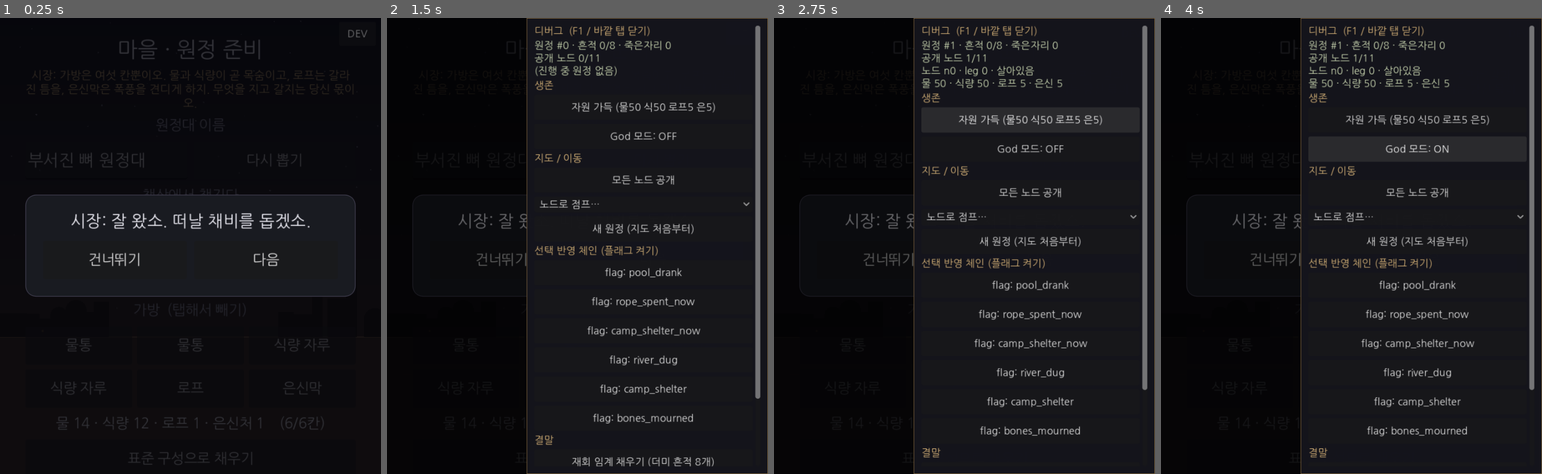
Above: before the commit, frames 1-4 (left to right).
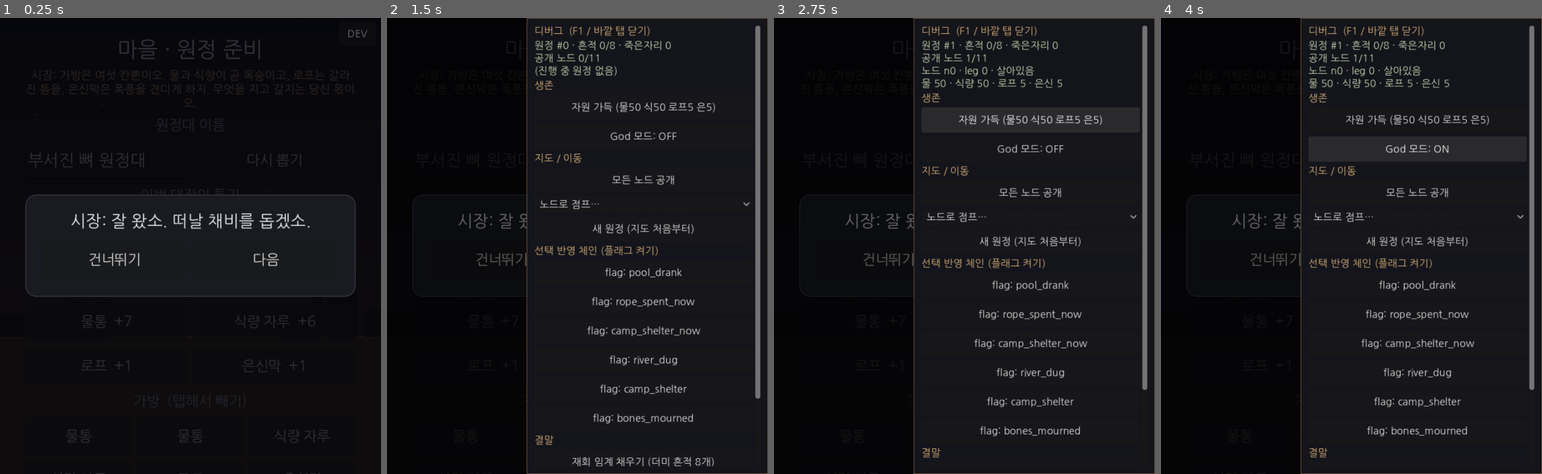
Above: after the commit, the same moments.

Repository: soomin007/Otherside
Game: Godot game, scene res://scenes/loadout.tscn
Same seed, same stepped clock (60 frames per second), same inputs: the game is played once before the commit and once after it. This scene is started directly instead of the project's main scene.
Inputs (mouse positions are in pixels of both pictures, inside the frame that each line leads up to):
- Up to frame 1 (0.25 s): no input
- Up to frame 2 (1.5 s): click (577, 232) at 0.5 s, where only the run after the commit has a clickable "평범한 대장"; click "DEV" at 1.25 s
- Up to frame 3 (2.75 s): click "자원 가득 (물50 식50 로프5 은5)" at 2 s
- Up to frame 4 (4 s): click "자원 가득 (물50 식50 로프5 은5)" at 2.75 s; click "God 모드: OFF" at 3.5 s

The runs differ from the first frame. In frame 1, 1.1% of the frame differs, in the area x 13-87%, y 37-100%; in frame 2, less than 0.1%; in frame 3, less than 0.1%; in frame 4, less than 0.1%.

Commit message:
feat(vocation): 원정대장 직능 시스템 (가방 변주)
가방 물품이 자원 산수(물통=물+7)라 선택이 뻔하던 것을 보완 — 매 원정 다른 대장의 특기 하나를 골라 그 원정의 결을 바꾼다.

- 신규 Vocations.gd: 직능 5종+평범 정의(순수 데이터). 길잡이/짐꾼/물지기/강골/유품지기.
- ExpeditionRun: 생성자 optional voc_id + 효과 훅(water_cost·step·apply_choice·leave_cost). 기본 ""=평범 → 기존 호출부 무영향.
- GameState.begin_run_with: voc_id 주입. Loadout: "이번 대장의 특기" OptionButton 선택 UI + 설명.
- core_smoke: 직능 5종 효과 불변식 추가. balance_sim: [5] 직능 비교(손잡이 static var 스윕과 별개).
- 기획서 §4.5 직능 절.

시뮬(GREEDY 표준 구성 end%): 평범7·길잡이17·짐꾼11·물지기24·강골9·유품지기10. 파탄(짐꾼 0%) 재조정 완료. import·부팅·core_smoke 클린. 실제 선택 흐름은 폰 확인.

Co-Authored-By: Claude Opus 4.8 (1M context) <noreply@anthropic.com>
Claude-Session: https://claude.ai/code/session_01Wzms8b2tfzXQDi2nzRE1KU

Diff:
--- a/scripts/GameState.gd
+++ b/scripts/GameState.gd
@@ -63,8 +63,8 @@
 	begin_run_with(START_RESOURCES)
 
 ## 가방에서 고른 시작 자원으로 새 원정을 만든다 (마을/Loadout 에서 호출). START_RESOURCES 대체.
-func begin_run_with(resources: Dictionary, name: String = "") -> void:
-	current_run = ExpeditionRun.new(resources, bridged_nodes(), flags, pickup_traces_by_node())
+func begin_run_with(resources: Dictionary, name: String = "", voc_id: String = "") -> void:
+	current_run = ExpeditionRun.new(resources, bridged_nodes(), flags, pickup_traces_by_node(), voc_id)
 	run_seen_choices.clear()  # 새 원정 = blind 백지 (가보기 전엔 다시 모른다)
 	expedition_count += 1
 	# 이번 원정대 이름 — 지정 없으면 랜덤(begin_run_in_place·디버그 진입 등). 인덱스 = 회차-1 로 정렬.
--- a/scripts/core/ExpeditionRun.gd
+++ b/scripts/core/ExpeditionRun.gd
@@ -29,6 +29,8 @@
 var pending_situation: Dictionary = {} ## 지금 결정해야 할 상황 (비어 있으면 없음)
 var bequeathed: bool = false          ## 이번 원정에 "남기기"를 이미 썼나 (런당 1회)
 var current_node: String = ""         ## 지금 서 있는 노드(지도 복귀의 기준)
+var vocation_id: String = ""          ## 이번 원정 대장의 직능 id(저장·표시용, Vocations)
+var _vocation: Dictionary = {}        ## 직능 정의 — 효과 파라미터의 출처(생성자에서 로드)
 
 var rng := RandomNumberGenerator.new()
 var _last_situation_id: String = ""
@@ -41,8 +43,15 @@
 var _edge_len: int = 0
 
 ## bridged_nodes/persist_flags/pickup_traces = 과거 원정에서 누적된 영속 데이터(GameState 주입). core 는 GameState 미참조(순수성).
-func _init(starting: Dictionary = {}, bridged_nodes: Array = [], persist_flags: Array = [], pickup_traces: Dictionary = {}) -> void:
+## voc_id = 이번 원정 대장의 직능(Vocations). 기본 "" = 평범(효과 없음) → 기존 호출부(4인자)를 안 깨뜨린다.
+func _init(starting: Dictionary = {}, bridged_nodes: Array = [], persist_flags: Array = [], pickup_traces: Dictionary = {}, voc_id: String = "") -> void:
 	resources = starting.duplicate()
+	vocation_id = voc_id
+	_vocation = Vocations.by_id(voc_id)
+	# 직능 시작 보너스(짐꾼 등) — 시작 자원에 1회 가산.
+	var start_bonus: Dictionary = _vocation.get("start_bonus", {})
+	for k in start_bonus:
+		resources[k] = int(resources.get(k, 0)) + int(start_bonus[k])
 	for nid in bridged_nodes:
 		_bridged[str(nid)] = true
 	for f in persist_flags:
@@ -55,8 +64,10 @@
 	return int(resources.get(key, 0))
 
 ## 한 걸음의 물 소모 — 멀어질수록 커진다(거리 = 척박함의 기울기). 출발지 근처 1, 무인지대로 갈수록 늘어난다.
+## 직능: 길잡이는 곡선 완화(desolation_bonus), 짐꾼은 무거워 기본 소모 +1(water_per_step_bonus).
 func water_cost() -> int:
-	return WATER_PER_STEP + int(leg / DESOLATION_EVERY)
+	var deso: int = DESOLATION_EVERY + int(_vocation.get("desolation_bonus", 0))
+	return WATER_PER_STEP + int(_vocation.get("water_per_step_bonus", 0)) + int(leg / maxi(1, deso))
 
 func is_bridged(node_id: String) -> bool:
 	return _bridged.has(node_id)
@@ -72,8 +83,12 @@
 
 # --- 남기기 (런당 1회, 죽음과 별개) ---
 
+## 남기기 비용 — 직능 유품지기는 완화(leave_discount, 최소 1 보장: 공짜 남기기는 없다).
 func leave_cost(key: String) -> int:
-	return int(LEAVE_COST.get(key, 0))
+	var base: int = int(LEAVE_COST.get(key, 0))
+	if base <= 0:
+		return 0
+	return maxi(1, base - int(_vocation.get("leave_discount", 0)))
 
 ## 지금 이 자원을 남길 수 있나 — 토큰 미사용 + 보유량 충분 + 생존 자원(물/식량)은 남기고도 살아남아야(>=1).
 func can_leave(key: String) -> bool:
@@ -139,7 +154,8 @@
 	leg += 1
 	_edge_step += 1
 	resources["water"] = get_res("water") - water_cost()
-	if leg % FOOD_EVERY == 0:
+	var food_every: int = FOOD_EVERY + int(_vocation.get("food_every_bonus", 0))  # 강골: 주기 ↑ → 배고픔 느림
+	if food_every > 0 and leg % food_every == 0:
 		resources["food"] = get_res("food") - 1
 	_check_death()
 	if not alive:
@@ -167,9 +183,14 @@
 		_set_pending(ev)
 
 ## 상황의 한 선택지를 적용한다 — 자원 델타 반영 후 고갈 판정. 선택이 곧 죽음일 수도 있다.
+## 직능: 물지기는 물을 얻을 때(양수) 한 모금 더(water_gain_bonus). 잃을 때는 그대로.
 func apply_choice(effect: Dictionary) -> void:
+	var water_gain: int = int(_vocation.get("water_gain_bonus", 0))
 	for key in effect:
-		resources[key] = get_res(key) + int(effect[key])
+		var delta: int = int(effect[key])
+		if key == "water" and delta > 0 and water_gain > 0:
+			delta += water_gain
+		resources[key] = get_res(key) + delta
 	pending_situation = {}
 	_check_death()
 
--- /dev/null
+++ b/scripts/core/Vocations.gd
@@ -0,0 +1,70 @@
+class_name Vocations
+extends RefCounted
+
+## 원정대장 직능 — 매 원정 다른 사람이 간다(서사 §2). 출발 전 이번 대장의 특기 하나를 고르면 그 원정의 결이 달라진다.
+## 순수 데이터·파라미터(GameState/ui 미참조). 효과는 ExpeditionRun 이 생성자로 주입된 id 로 훅한다.
+## UI(Loadout 선택)·저장(GameState)은 이 정의를 읽어 쓴다 — 콘텐츠의 단일 집.
+##
+## 설계: 전부 "자원=수명" 곡선에 직접 훅되는 효과(거리 곡선·소모·획득·남기기). 강행 피해 완화 등
+## 이벤트 레벨 효과는 아이템-이벤트 연동(방향 C, 후속)에서 다룬다. 새 위협은 늘리지 않는다(맥거핀·스코프).
+##
+## 효과 파라미터(없으면 0/없음):
+##  desolation_bonus:  물 거리 가속 완화 — water_cost 의 DESOLATION_EVERY 에 더한다(클수록 후반 덜 가혹).
+##  water_per_step_bonus: 걸음당 기본 물 소모 증가(무거운 짐).
+##  start_bonus:       시작 자원 가산(생성자에서 1회).
+##  water_gain_bonus:  물을 얻을 때(양수 effect) 추가로 +N.
+##  food_every_bonus:  식량 소모 주기 증가 — FOOD_EVERY 에 더한다(배고픔 느려짐).
+##  leave_discount:    남기기 비용 감소(최소 1 보장).
+
+const DEFAULT_ID: String = ""
+
+## 직능 목록. 첫 항목(빈 id)은 특기 없는 기본. 수치는 balance_sim 으로 조정.
+const LIST: Array = [
+	{
+		"id": "", "name": "평범한 대장",
+		"desc": "특기랄 게 없다. 무엇에도 치우치지 않는다.",
+	},
+	{
+		"id": "pathfinder", "name": "길잡이",
+		"desc": "메마른 길을 읽는다. 물이 더디게 닳아 더 멀리 간다.",
+		"desolation_bonus": 12,
+	},
+	{
+		"id": "porter", "name": "짐꾼",
+		"desc": "남보다 많이 지고 나선다. 든든히 출발하지만, 무거운 짐이 뒤로 갈수록 목을 죈다.",
+		"start_bonus": {"water": 6, "food": 5},
+		"desolation_bonus": -6,
+	},
+	{
+		"id": "waterwise", "name": "물지기",
+		"desc": "한 방울도 허투루 흘리지 않는다. 물을 얻을 때마다 한 모금 더 챙긴다.",
+		"water_gain_bonus": 1,
+	},
+	{
+		"id": "hardy", "name": "강골",
+		"desc": "주린 배를 오래 견딘다. 식량이 천천히 준다.",
+		"food_every_bonus": 2,
+	},
+	{
+		"id": "keeper", "name": "유품지기",
+		"desc": "물려주는 손이 가볍다. 남기는 데 드는 것이 적다.",
+		"leave_discount": 1,
+	},
+]
+
+## id 로 직능 정의를 찾는다. 없으면 기본(평범한 대장).
+static func by_id(id: String) -> Dictionary:
+	for v in LIST:
+		if str(v.get("id", "")) == id:
+			return v
+	return LIST[0]
+
+## 고를 수 있는 직능 id 목록(UI 용, 순서 유지).
+static func ids() -> Array:
+	var out: Array = []
+	for v in LIST:
+		out.append(str(v.get("id", "")))
+	return out
+
+static func name_of(id: String) -> String:
+	return str(by_id(id).get("name", ""))
--- a/scripts/ui/Loadout.gd
+++ b/scripts/ui/Loadout.gd
@@ -29,6 +29,9 @@
 var _depart_btn: Button
 
 var _pending_name: String = ""   ## 이번 원정대 이름 — 랜덤 초기값, 편집·다시 뽑기 가능. _depart 에서 begin_run_with 로 넘긴다.
+var _pending_vocation: String = ""  ## 이번 대장의 직능 id (기본 "" = 평범). _depart 에서 넘긴다.
+var _voc_option: OptionButton
+var _voc_desc: Label
 var _name_edit: LineEdit
 var _rng := RandomNumberGenerator.new()
 var _market_panel: Control       ## 첫 원정 시장 인트로 모달(있을 때만)
@@ -64,6 +67,18 @@
 	name_row.add_child(reroll)
 	col.add_child(name_row)
 
+	# 이번 대장의 특기(직능) — 매 원정 다른 사람이 간다. 고른 특기가 그 원정의 결을 바꾼다.
+	col.add_child(UITheme.make_label("이번 대장의 특기", UITheme.FS_LABEL, UITheme.MUTED))
+	_voc_option = OptionButton.new()
+	_voc_option.custom_minimum_size = Vector2(0, UITheme.BTN_H_SM)
+	_voc_option.add_theme_font_size_override("font_size", UITheme.FS_LABEL)
+	for vid in Vocations.ids():
+		_voc_option.add_item(Vocations.name_of(str(vid)))
+	_voc_option.item_selected.connect(_on_voc_selected)
+	col.add_child(_voc_option)
+	_voc_desc = UITheme.make_label(str(Vocations.by_id("").get("desc", "")), UITheme.FS_SMALL, UITheme.SAND)
+	col.add_child(_voc_desc)
+
 	col.add_child(UITheme.make_label("책상에서 챙긴다", UITheme.FS_LABEL, UITheme.MUTED))
 	var desk := HFlowContainer.new()
 	desk.add_theme_constant_override("h_separation", 10)
@@ -164,7 +179,7 @@
 	return str(_item(key).get("label", key))
 
 func _depart() -> void:
-	GameState.begin_run_with(_bag_resources(), _pending_name.strip_edges())
+	GameState.begin_run_with(_bag_resources(), _pending_name.strip_edges(), _pending_vocation)
 	GameState.go_to_map()
 
 # --- 원정대 이름 ---
@@ -176,6 +191,15 @@
 	_pending_name = ExpeditionNamer.random(_rng)
 	if _name_edit != null:
 		_name_edit.text = _pending_name
+
+## 직능 선택 — OptionButton 인덱스는 Vocations.ids() 순서와 같다. 설명을 갱신한다.
+func _on_voc_selected(idx: int) -> void:
+	var ids: Array = Vocations.ids()
+	if idx < 0 or idx >= ids.size():
+		return
+	_pending_vocation = str(ids[idx])
+	if _voc_desc != null:
+		_voc_desc.text = str(Vocations.by_id(_pending_vocation).get("desc", ""))
 
 # --- 첫 원정 시장 인트로 (규칙 설명 + 기록지 건네기) ---
 
--- a/tests/balance_sim.gd
+++ b/tests/balance_sim.gd
@@ -56,18 +56,26 @@
 	print("\n[4] 콘텐츠 커버리지 — GREEDY 500판에서 각 도착 이벤트가 뜬 횟수(0 = 죽은 콘텐츠 의심)")
 	_coverage_report()
 
+	print("\n[5] 직능 비교 — GREEDY, 기본 시작 자원 위에 직능 보너스가 더해진다")
+	var vi: int = 0
+	for vid in Vocations.ids():
+		var st: Dictionary = _batch(Policy.GREEDY, BASE_START, 82000 + vi * 137, vid)
+		vi += 1
+		print("  %-11s | end %5.1f%% | 중앙 leg %2d · row %.1f · 갈증 %2.0f%% · 배고픔 %2.0f%%" % [
+			Vocations.name_of(vid), st["reach_pct"], st["median_leg"], st["avg_row"], st["thirst_pct"], st["hunger_pct"]])
+
 	print("\n=== 끝 (수치는 정책 근사 — 최종 밸런스는 폰 플레이로) ===")
 	quit()
 
 # --- 배치 시뮬 ---
 
-func _batch(policy: int, start: Dictionary, seed_base: int) -> Dictionary:
+func _batch(policy: int, start: Dictionary, seed_base: int, voc_id: String = "") -> Dictionary:
 	var legs: Array = []
 	var reached: int = 0
 	var deaths: Dictionary = {"thirst": 0, "hunger": 0, "": 0}
 	var rows: Array = []
 	for i in range(RUNS):
-		var r: Dictionary = _run_once(policy, start, seed_base * 131 + i)
+		var r: Dictionary = _run_once(policy, start, seed_base * 131 + i, voc_id)
 		legs.append(int(r["leg"]))
 		rows.append(int(r["row"]))
 		if bool(r["reached_end"]):
@@ -96,8 +104,8 @@
 
 # --- 한 판 ---
 
-func _run_once(policy: int, start: Dictionary, seed_val: int) -> Dictionary:
-	var run := ExpeditionRun.new(start.duplicate(), [], [], {})
+func _run_once(policy: int, start: Dictionary, seed_val: int, voc_id: String = "") -> Dictionary:
+	var run := ExpeditionRun.new(start.duplicate(), [], [], {}, voc_id)
 	run.rng.seed = seed_val
 	var brng := RandomNumberGenerator.new()  ## 분기·정책 tie-break 용
 	brng.seed = seed_val * 7 + 3
--- a/tests/core_smoke.gd
+++ b/tests/core_smoke.gd
@@ -21,6 +21,7 @@
 	_test_catalog_requires_filter()
 	_test_section_budget()
 	_test_bequeath_gate()
+	_test_vocations()
 
 	if _fail == 0:
 		print("=== core_smoke: ALL PASS ===")
@@ -184,3 +185,36 @@
 	# 생존 게이트: 남기면 죽는(<1) 자원은 못 남김
 	var poor: ExpeditionRun = _fresh({"water": 4, "food": 13, "rope": 0, "shelter": 0})
 	_ok(not poor.can_leave("water"), "남기기: 물 4(비용 4) → 남기면 0 이라 잠금(생존 게이트)")
+
+func _test_vocations() -> void:
+	# 짐꾼 — 시작 자원 넉넉(물+6·식+5), 대신 후반 곡선이 더 가혹(무거운 짐 → desolation 악화)
+	var porter: ExpeditionRun = ExpeditionRun.new({"water": 20, "food": 13}, [], [], {}, "porter")
+	_ok(porter.get_res("water") == 26 and porter.get_res("food") == 18, "직능 짐꾼: 시작 물+6·식+5")
+	var plain: ExpeditionRun = ExpeditionRun.new({"water": 20, "food": 13})
+	porter.leg = 24
+	plain.leg = 24
+	_ok(porter.water_cost() > plain.water_cost(), "직능 짐꾼: 먼 거리(leg24) 물 소모 더 큼(무거운 짐)")
+	# 길잡이 — 먼 거리서 물 소모 곡선 완화
+	var path: ExpeditionRun = ExpeditionRun.new({"water": 20, "food": 13}, [], [], {}, "pathfinder")
+	path.leg = 36
+	plain.leg = 36
+	_ok(path.water_cost() < plain.water_cost(), "직능 길잡이: 먼 거리(leg36) 물 소모 완화")
+	# 물지기 — 물 얻을 때 +1, 잃을 땐 그대로
+	var ww: ExpeditionRun = ExpeditionRun.new({"water": 10, "food": 10}, [], [], {}, "waterwise")
+	ww.apply_choice({"water": 2})
+	_ok(ww.get_res("water") == 13, "직능 물지기: 물 +2 획득 → 실제 +3")
+	ww.apply_choice({"water": -2})
+	_ok(ww.get_res("water") == 11, "직능 물지기: 물 잃을 땐 보너스 없음")
+	# 강골 — 식량 소모 주기 늘어남(기본 2 → 4). 이동 중 상황은 억제하고 순수 소모만 본다(결정론).
+	var hardy: ExpeditionRun = ExpeditionRun.new({"water": 99, "food": 20}, [], [], {}, "hardy")
+	hardy.begin_edge("a1")
+	hardy._next_situation_leg = 9999
+	for i in range(4):
+		hardy.step()
+	_ok(hardy.get_res("food") == 19, "직능 강골: 4걸음에 식량 -1(주기 4, 기본이면 -2)")
+	# 유품지기 — 남기기 비용 완화(물 4→3), 로프는 최소 1 보장(공짜 없음)
+	var keeper: ExpeditionRun = ExpeditionRun.new({"water": 20, "food": 13}, [], [], {}, "keeper")
+	_ok(keeper.leave_cost("water") == 3, "직능 유품지기: 물 남기기 비용 4→3")
+	_ok(keeper.leave_cost("rope") == 1, "직능 유품지기: 로프 1→최소 1(공짜 남기기 없음)")
+	# 기본(평범) — 효과 없음(회귀 가드)
+	_ok(plain.leave_cost("water") == 4, "직능 없음(평범): 남기기 비용 기본 유지")
Not shown, added: scripts/core/Vocations.gd.uid
Not shown, changed: docs/design/SYOTOS_기획서_v0.1.md
